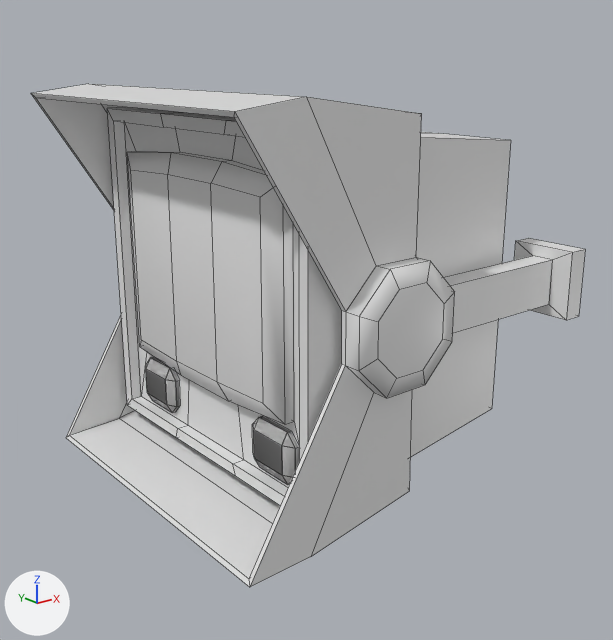
What one commit did to the Blender file Assets/Models/blend/WallTerminal.blend.
One viewpoint serves both versions: a camera (50 mm lens) standing at (-0.679, -1.052, 0.345) and looking at (0.143, -0.025, -0.066). Every picture has the same lights, and +X, +Y and +Z are marked at lower left. Mesh edges are drawn as thin lines.

The first picture shows 'ButtonL', 'ButtonR', 'Screen'.
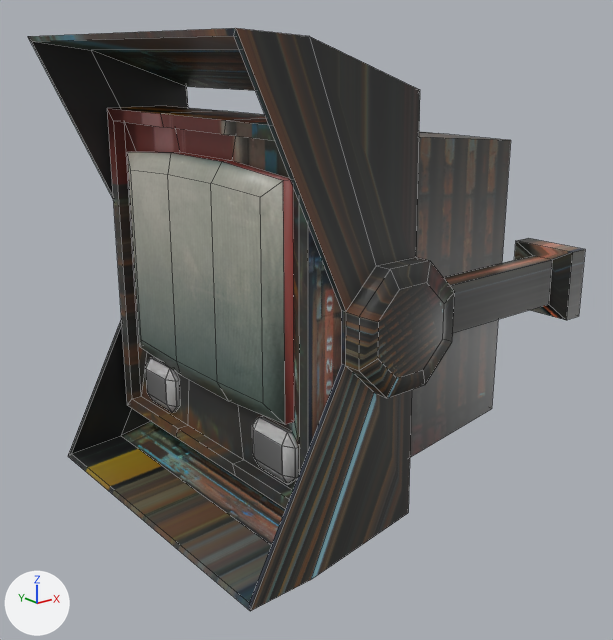
Location of each change, [x1, y1, x2, y2] in pixels of the pictures (613 x 640 px; the box of a moved part takes in the faces that stretch with it):
'Screen', surface changed, reshaped (16% taller): before [31, 84, 585, 587]; after [28, 28, 585, 611]
part 1 of me_cube, moved or reshaped: before [249, 364, 412, 587]; after [249, 364, 412, 611]
part 2 of me_cube, moved or reshaped: before [66, 316, 280, 587]; after [68, 320, 285, 611]
part 3 of me_cube, moved or reshaped: before [31, 84, 422, 311]; after [28, 28, 420, 311]
part 4 of me_cube, surface changed: before [128, 132, 511, 457]; after [128, 131, 511, 457]

The change in detail:
Picture 'wallterminal.png' (img_wallterminal_png) is new.
In material 'Material' (mat_material), base_color is no longer (0.8, 0.8, 0.8), white #e7e7e7.
In material 'Material' (mat_material), texture is now set to img_wallterminal_png.
me_cube is used by ob_screen; location (0.0, 0.0, 0.0); scale (0.284, 0.284, 0.284).
Before the commit, vertices of me_cube: 94 (0.44, -0.97, 0.92), 95 (0.44, 0.98, 0.92), 96 (-0.22, 1.0, 1.05) at pixel (88, 83), 97 (-0.22, -0.99, 1.05) at pixel (306, 96), 112 (-0.2, -0.96, 1.01).
Before the commit, vertices of me_cube: 113 (-0.2, 0.97, 1.01), 122 (0.44, -0.99, 0.96) at pixel (421, 113), 123 (0.44, 1.0, 0.96).
me_cube had 196 vertices, 192 faces and spanned x -0.56..1.63, y -1.11..1.12, z -1.06..1.05.
me_cube now has 196 vertices, 192 faces and spans x -0.55..1.63, y -1.11..1.12, z -1.19..1.31.
me_cube part 1: all 6 vertices in x -0.54..0.46, y -0.99..-0.96, z -1.06..-0.89 are moved by (0.0, 0.0, -0.13).
me_cube part 2: all 6 vertices in x -0.54..0.46, y 0.97..1.0, z -1.06..-0.89 are moved by (0.0, 0.0, -0.13).
Part 3, on me_cube:
Vertices 94, 95, 122, 123 of me_cube move by (-0.02, 0.0, 0.1).
Vertices 96, 97, 112, 113 of me_cube move by (0.01, 0.0, 0.23).
Vertex 98 of me_cube moves from (-0.55, 0.97, 0.99) at pixel (35, 97) to (-0.54, 0.97, 1.28) at pixel (31, 41).
Vertex 99 of me_cube moves from (-0.55, -0.96, 0.99) at pixel (234, 117) to (-0.54, -0.96, 1.28) at pixel (233, 35).
Vertex 100 of me_cube moves from (-0.56, -0.99, 1.01) at pixel (234, 111) to (-0.55, -0.99, 1.31) at pixel (235, 28).
Vertex 103 of me_cube moves from (-0.56, 1.0, 1.01) at pixel (30, 93) to (-0.55, 1.0, 1.31) at pixel (27, 36).
me_cube part 4: texture (UV) coordinates of 34 of 192 faces, centred in x -0.39..1.35, y -0.82..0.82, z -1.05..1.03, changed; they spanned u 0.12..1.0, v 0.03..1.0 and now span u 0.07..0.99, v 0.05..0.95.
